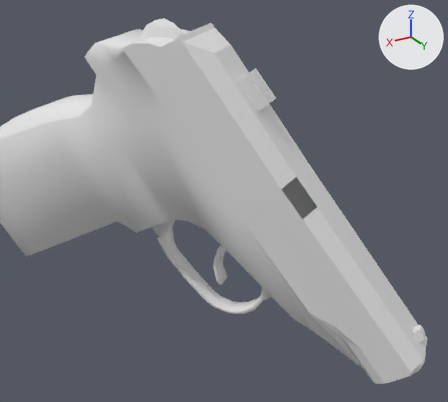
A saved change to the OBJ model Vertex_Animation_Compiler/Assets/Makarov_Pistol_Draw29.obj.
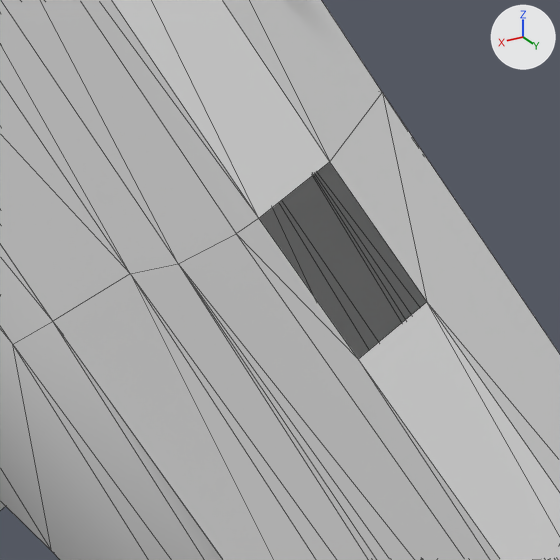
The first picture shows the older version from a camera (50 mm lens) standing at (0.1413, 0.3812, -0.2514) and looking at (0.042, 0.2157, -0.3342). The close-ups show both versions on the part from 50% to 77% of the width and 35% to 65% of the height of that picture; other places that the commit changed are outside them. Every picture has the same lights, and +X, +Y and +Z are marked at upper right. The close-ups show mesh edges as thin lines. Where no turn or scale is listed for an object, it has been applied to the vertices.

Objects in the first close-up: 'Rest_of_the_gun_Sphere', 'Top_Slider_Sphere.001'.
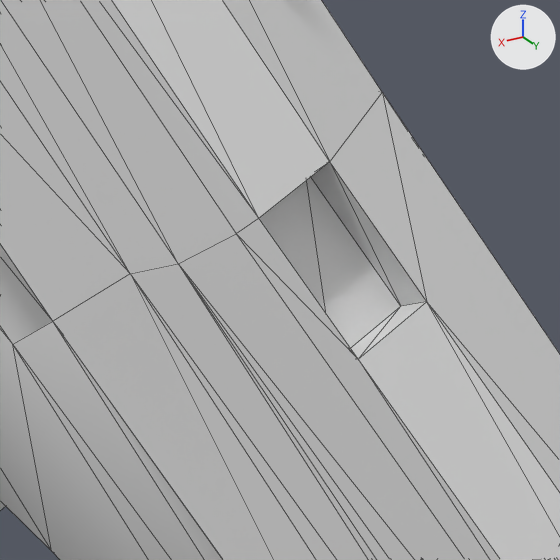
Pixel boxes (x1, y1, x2, y2) of what changed, in the close-ups (560 x 560 px):
part 1 of me_top_slider_sphere_001, added
    after: (259, 162, 427, 359)

Edits to the bpy script that builds the scene:
```text
Change me_top_slider_sphere_001:
    where me_top_slider_sphere_001.from_pydata(...)  # 127 vertices, 227 faces; spans x -0.014..0.0674, y 0.1807..0.2714, z -0.3944..-0.2783
    used by ob_top_slider_sphere_001; location = (0.0, 0.0, 0.0)
    verts and faces of me_top_slider_sphere_001; kept vertices keep their numbers, new ones are numbered from 127
    before: 65 (0.0295, 0.2426, -0.3333) at pixel (358, 359), 68 (0.0342, 0.2372, -0.324) at pixel (258, 218), 76 (0.0234, 0.2421, -0.3306) at pixel (426, 301), 77 (0.0281, 0.2367, -0.3213) at pixel (329, 161)
    me_top_slider_sphere_001 part 1
    add verts[127] = (0.029, 0.2394, -0.3349)
    add verts[128] = (0.0338, 0.234, -0.3256)
    add verts[129] = (0.023, 0.2389, -0.3323)  # pixel (400, 306)
    add verts[130] = (0.0277, 0.2335, -0.323)
    add faces += [(65, 128, 68), (127, 129, 130), (76, 77, 129), (65, 129, 127), (77, 128, 130), (65, 127, 128)]
    add faces += [(127, 130, 128), (77, 130, 129), (65, 76, 129), (68, 128, 77)]
```
